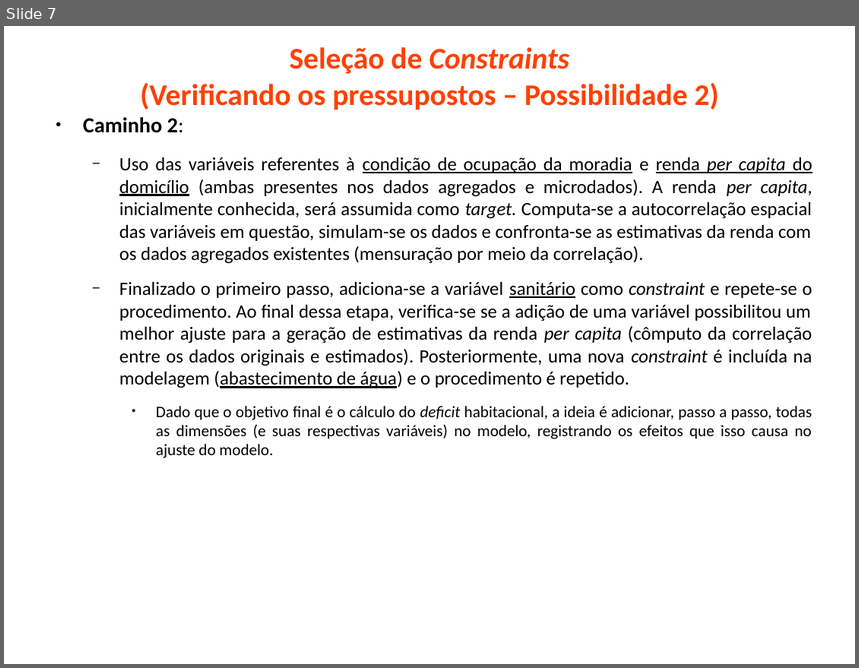
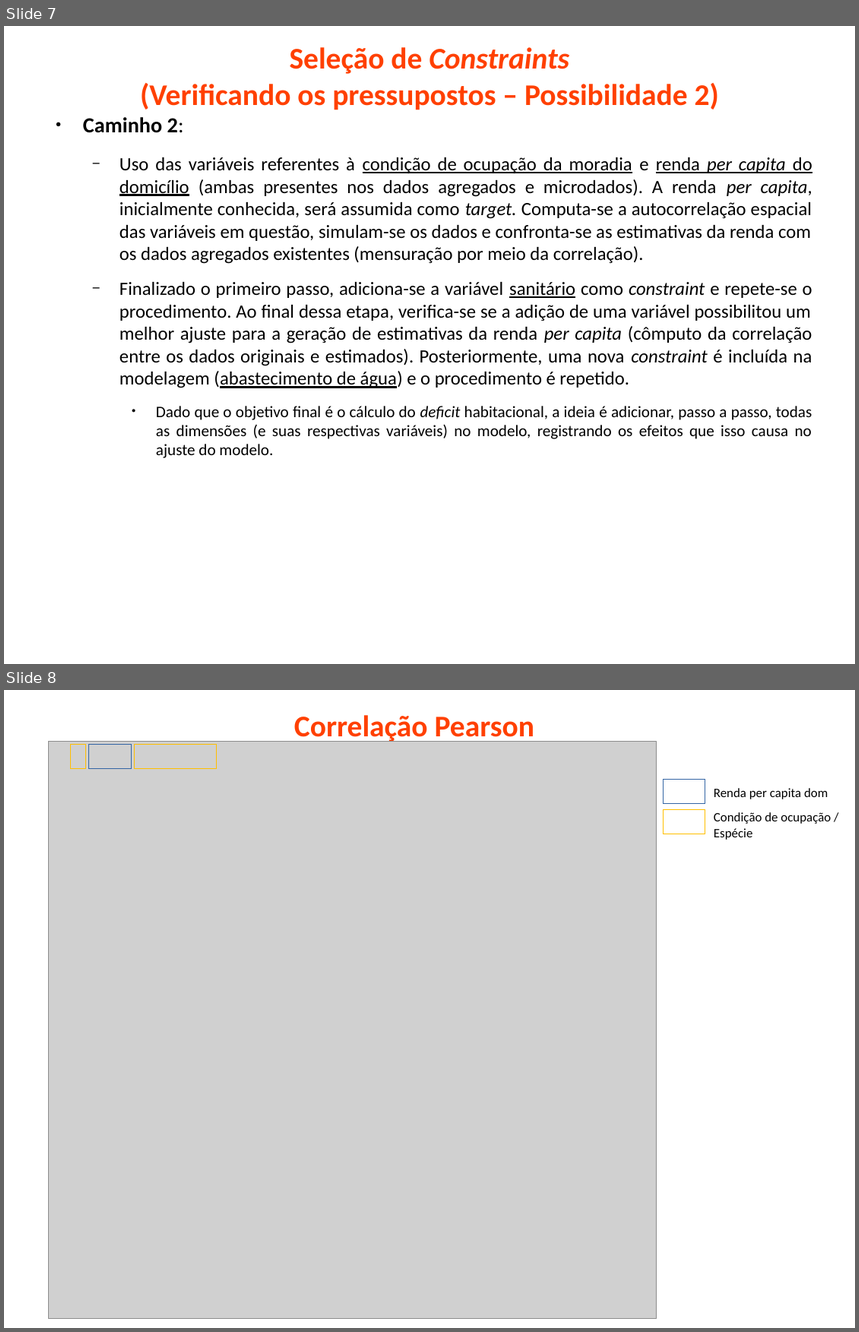
Before and after one commit to jacovine/Dout, a slide deck: Apresentacao/Desenho_Experimento.odp. Shown one above the other, each under a label of ours: slide 7 before the commit, slides 7 and 8 after it. The pictures are 859x668 and 859x1332 pixels, drawn with LibreOffice and Linux fonts; fonts in the diff are those of the drawing; grey boxes stand for pictures; background and template pictures are left out. Boxes give left, top, right and bottom in pixels: in the first picture for what was removed or moved away, otherwise in the second. Text is boxed around its words. In the diff, an @@ line names an element or a change of style, - is before the commit and + after.

```diff
--- a/Apresentacao/Desenho_Experimento.odp
+++ b/Apresentacao/Desenho_Experimento.odp
@@ slide 8 added at [4, 690, 855, 1328], background #FFFFFF @@
@@ title added at [294, 715, 534, 744], 28 pt, text #FF4000, bold @@
+Correlação Pearson
@@ picture added at [49, 741, 657, 1319] @@
@@ rectangle added at [71, 745, 87, 769], outline #FFBF00 0 pt @@
@@ rectangle added at [89, 745, 132, 769], outline #3465A4 0 pt @@
@@ rectangle added at [135, 745, 216, 769], outline #FFBF00 0 pt @@
@@ rectangle added at [663, 780, 705, 803], outline #3465A4 0 pt @@
@@ text added at [714, 788, 828, 799], 12 pt, text #000000 @@
+Renda per capita dom
@@ rectangle added at [663, 810, 705, 834], outline #FFBF00 0 pt @@
@@ text added at [714, 812, 831, 840], 12 pt, text #000000 @@
+Condição de ocupação /
+Espécie
```
Also in this commit, not shown: 1 other slide added, 1 other file.
